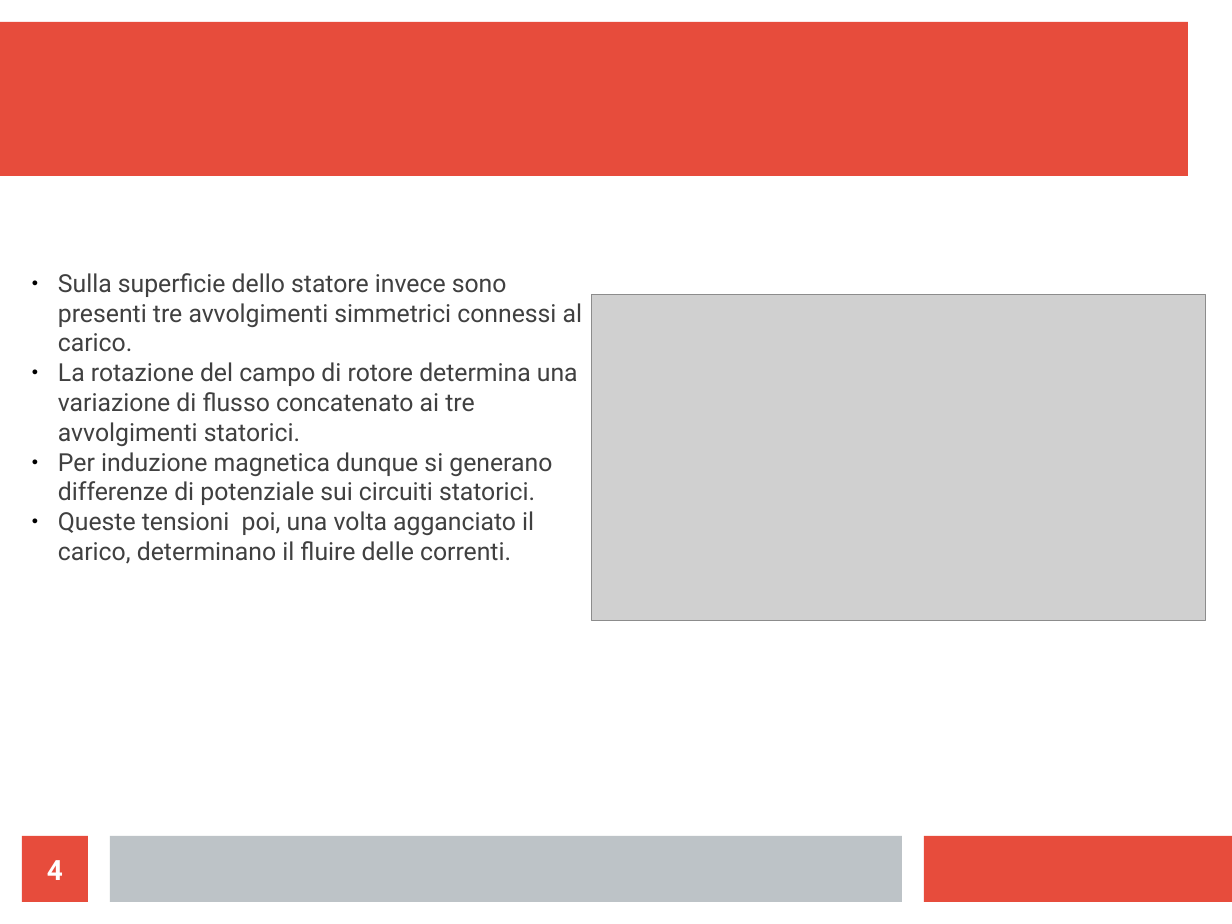
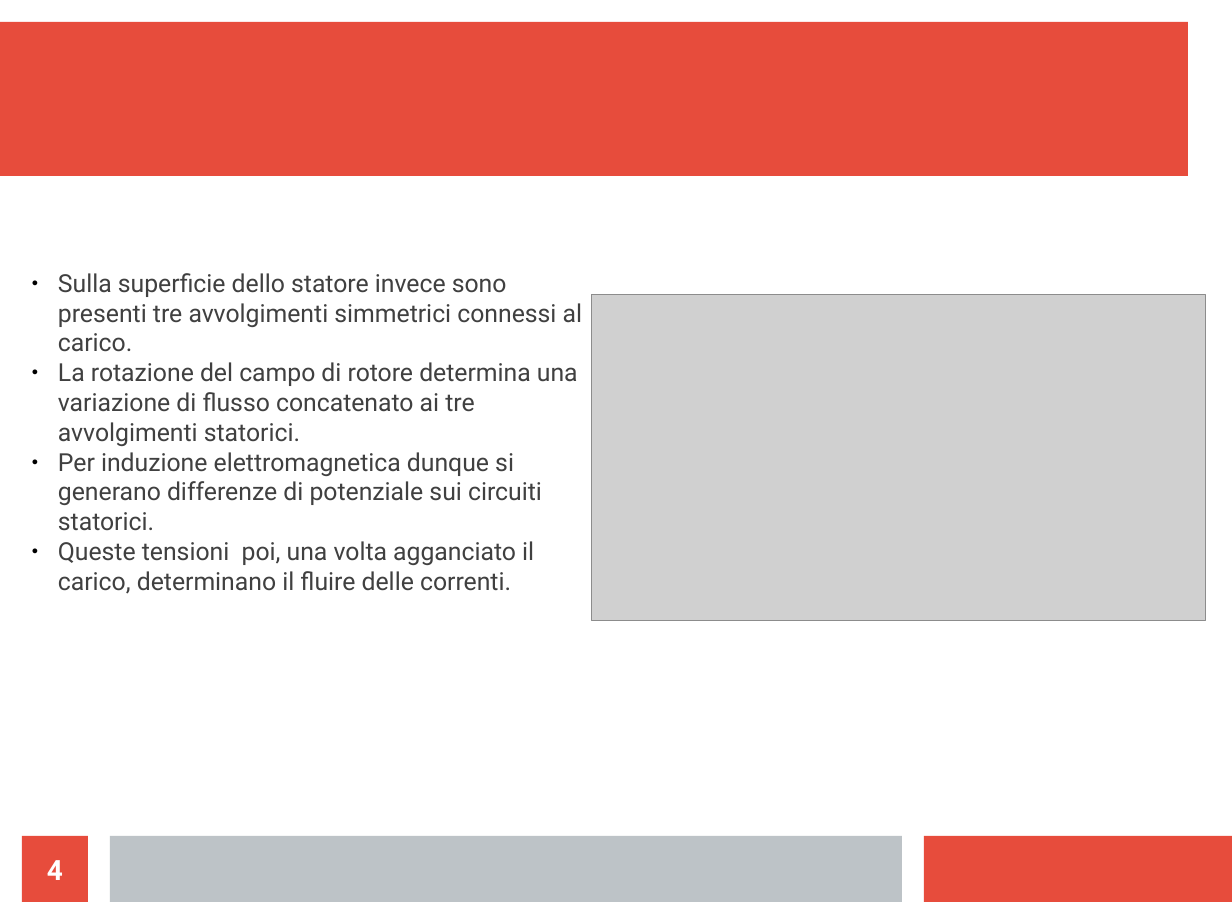
Before and after one commit to LeonardoSalustri/Tesi, a slide deck: slide 4 of Formule_presentazione/Presentazione.odp. Drawn at 1232x924 pixels with LibreOffice and Linux fonts; fonts in the diff are those of the drawing; grey boxes stand for pictures. Boxes give left, top, right and bottom in pixels: in the first picture for what was removed or moved away, otherwise in the second. Text is boxed around its words. In the diff, an @@ line names an element or a change of style, - is before the commit and + after.

```diff
--- a/Formule_presentazione/Presentazione.odp
+++ b/Formule_presentazione/Presentazione.odp
@@ text at [58,452,542,531]: text changed @@
-● Per induzione magnetica dunque si generano differenze di potenziale sui circuiti statorici.
+● Per induzione elettromagnetica dunque si generano differenze di potenziale sui circuiti statorici.
```
Also in this commit, not shown: 12 other slides changed, 1 slide added, 1 slide removed, 37 other files.
